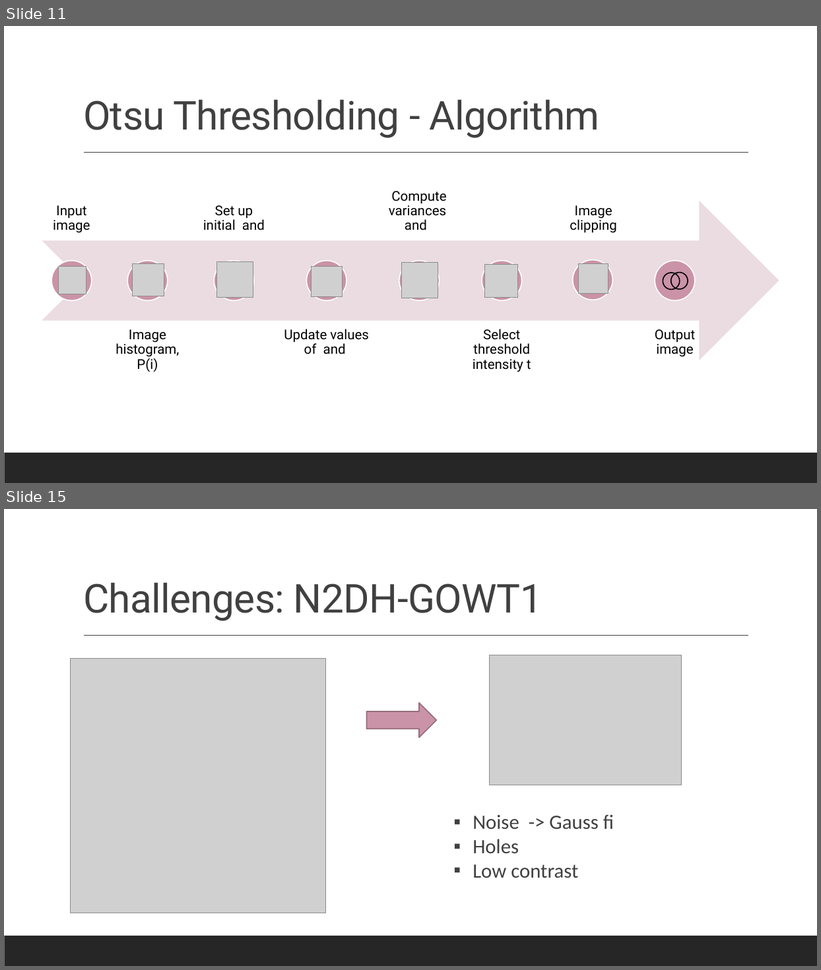
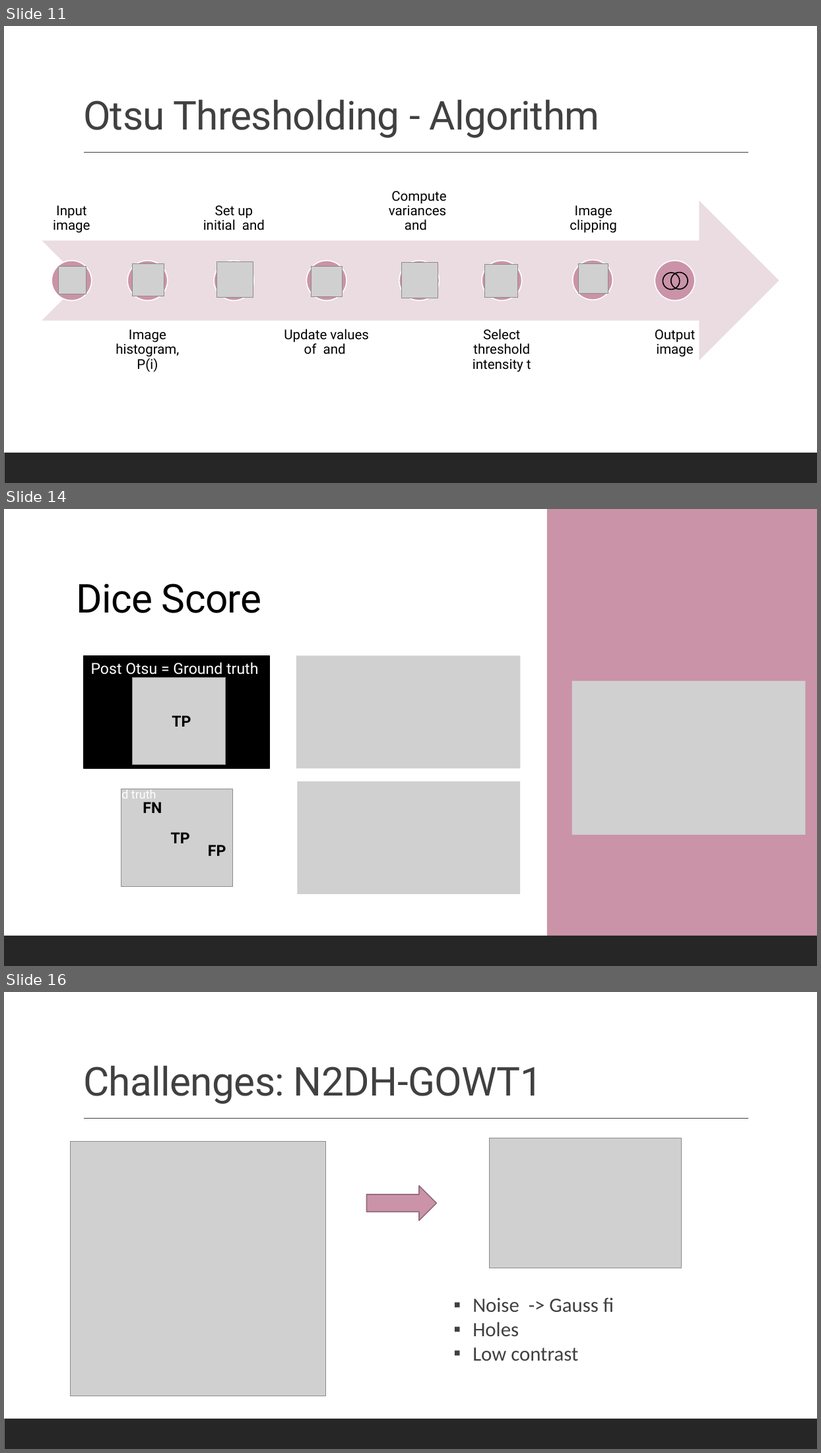
Before and after one commit to datascience-mobi-2022/2022-topic-01-team-04, a slide deck: presentation/layout(2).pptx. Shown one above the other, each under a label of ours: slides 11 and 15 before the commit, slides 11, 14 and 16 after it; the slides between them are not shown. The pictures are 821x970 and 821x1453 pixels, drawn with LibreOffice and Linux fonts; fonts in the diff are those of the drawing; grey boxes stand for pictures. Boxes give left, top, right and bottom in pixels: in the first picture for what was removed or moved away, otherwise in the second. Text is boxed around its words. In the diff, an @@ line names an element or a change of style, - is before the commit and + after.

Commit message:
pls

```diff
--- a/presentation/layout(2).pptx
+++ b/presentation/layout(2).pptx
@@ slide 14 added at (4, 509, 817, 966), background #FFFFFF @@
@@ rectangle added at (4, 509, 817, 966), fill #FFFFFF @@
@@ rectangle added at (547, 509, 817, 966), fill #CA93A7 @@
@@ title added at (76, 584, 261, 613), 47 pt, text #000000 @@
+Dice Score
@@ rectangle added at (84, 656, 269, 769), fill #000000, outline #000000 1.25 pt @@
@@ text added at (91, 662, 258, 678), 18 pt, text #FFFFFF @@
+Post Otsu = Ground truth
@@ picture added at (296, 656, 520, 769) @@
@@ picture added at (132, 677, 225, 764) @@
@@ picture added at (572, 681, 805, 835) @@
@@ text added at (172, 716, 191, 727), 18 pt, text #000000, bold @@
+TP
@@ picture added at (298, 782, 521, 894) @@
@@ text added at (90, 788, 156, 803), 14 pt, text #FFFFFF @@
+Ground truth
@@ picture added at (121, 789, 233, 887) @@
@@ text added at (143, 802, 162, 813), 18 pt, text #000000, bold @@
+FN
@@ text added at (171, 832, 190, 844), 18 pt, text #000000, bold @@
+TP
@@ text added at (208, 845, 226, 856), 18 pt, text #000000, bold @@
+FP
@@ rectangle added at (4, 936, 817, 966), fill #262626 @@
@@ what was slide 15 is now slide 16 @@
```
Also in this commit, not shown: 1 slide changed, 2 other slides added, 2 slides removed.
